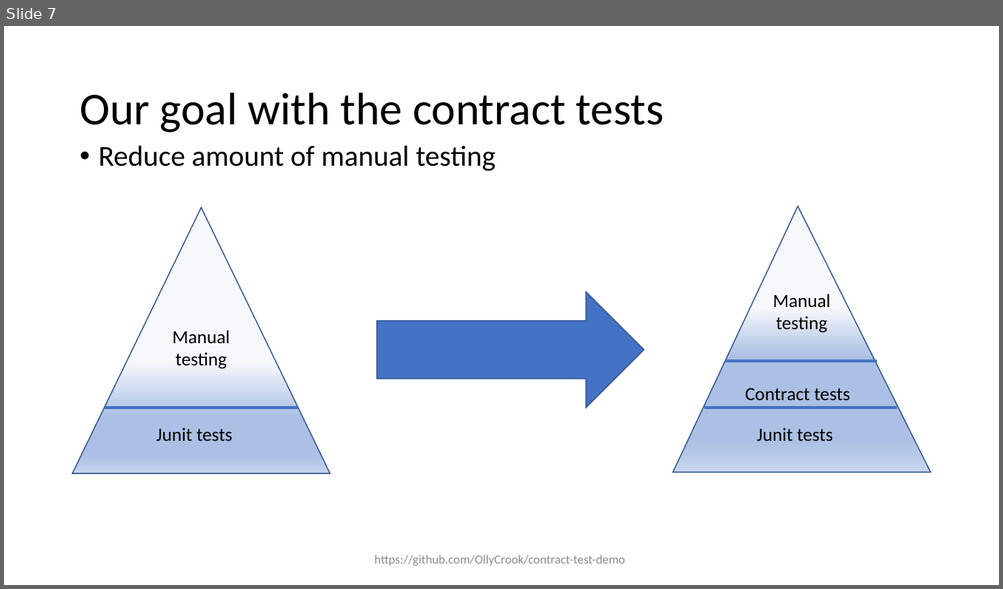
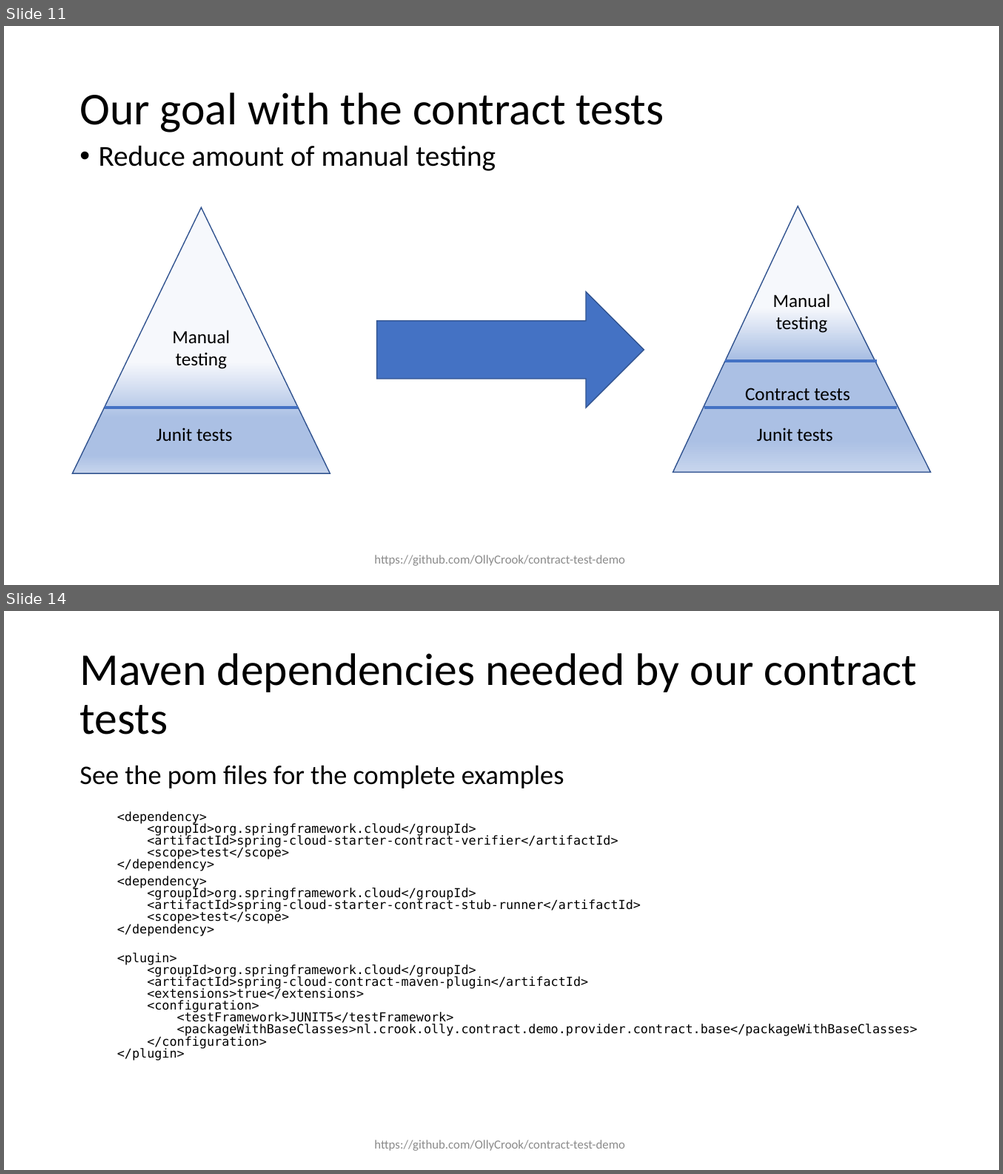
Before and after one commit to OllyCrook/contract-test-demo, a slide deck: Contract-testing-presentation.pptx. Shown one above the other, each under a label of ours: slide 7 before the commit, slides 11 and 14 after it; the slides between them are not shown. The pictures are 1003x589 and 1003x1174 pixels, drawn with LibreOffice and Linux fonts; fonts in the diff are those of the drawing. Boxes give left, top, right and bottom in pixels: in the first picture for what was removed or moved away, otherwise in the second. Text is boxed around its words. In the diff, an @@ line names an element or a change of style, - is before the commit and + after.

```diff
--- a/Contract-testing-presentation.pptx
+++ b/Contract-testing-presentation.pptx
@@ slide 14 added at [4,611,999,1170], background #FFFFFF @@
@@ title added at [79,653,917,735], 44 pt, text #000000 @@
+Maven dependencies needed by our contract tests
@@ text added at [79,765,917,1061], 12 pt, text #000000 @@
+See the pom files for the complete examples
+  <dependency>
+  <groupId>org.springframework.cloud</groupId>
+  <artifactId>spring-cloud-starter-contract-verifier</artifactId>
+  <scope>test</scope>
+  </dependency>
+  <dependency>
+  <groupId>org.springframework.cloud</groupId>
+  <artifactId>spring-cloud-starter-contract-stub-runner</artifactId>
+  <scope>test</scope>
+  </dependency>
+  <plugin>
+  <groupId>org.springframework.cloud</groupId>
+  <artifactId>spring-cloud-contract-maven-plugin</artifactId>
+  <extensions>true</extensions>
+  <configuration>
+  <testFramework>JUNIT5</testFramework>
+  <packageWithBaseClasses>nl.crook.olly.contract.demo.provider.contract.base</packageWithBaseClasses>
+  </configuration>
+  </plugin>
@@ text added at [374,1140,625,1151], 12 pt, text #8C8C8C @@
+https://github.com/OllyCrook/contract-test-demo
@@ what was slide 7 is now slide 11 @@
```
Also in this commit, not shown: 17 slides changed, 19 other slides added, 25 other files.
